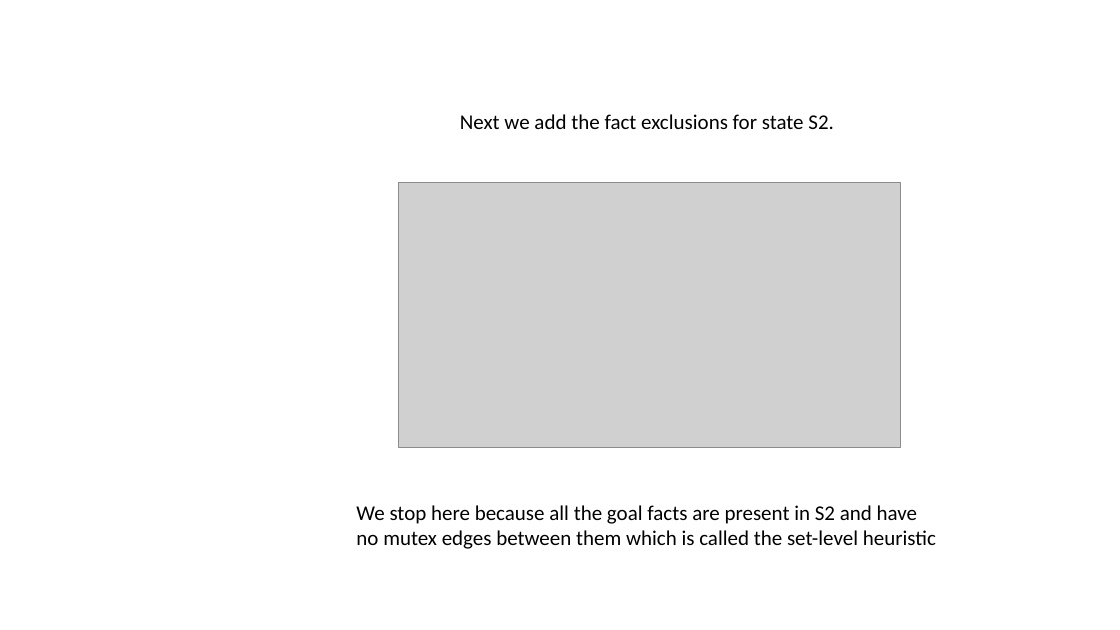
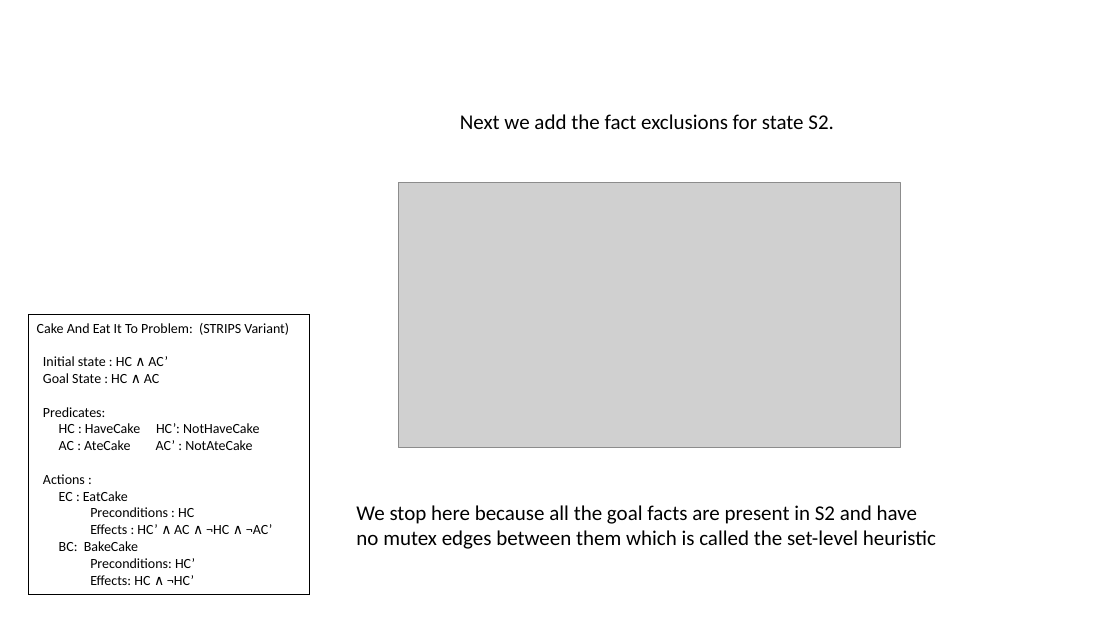
Before and after one commit to tmeindle/NaivePlanner, a slide deck: slide 31 of NaivePlanner/Slides.pptx. Drawn at 1120x630 pixels with LibreOffice and Linux fonts; fonts in the diff are those of the drawing; grey boxes stand for pictures. Boxes give left, top, right and bottom in pixels: in the first picture for what was removed or moved away, otherwise in the second. Text is boxed around its words. In the diff, an @@ line names an element or a change of style, - is before the commit and + after.

Commit message:
A few minor corections the most important being the variable count for the cnf formula at time s0 during StripsToSatPlan explaination

```diff
--- a/NaivePlanner/Slides.pptx
+++ b/NaivePlanner/Slides.pptx
@@ rectangle added at [29, 315, 310, 595], outline #000000 0.75 pt, 12 pt, text #000000 @@
+Cake And Eat It To Problem: (STRIPS Variant)
+Initial state : HC ∧ AC’
+Goal State : HC ∧ AC
+Predicates:
+HC : HaveCake HC’: NotHaveCake
+AC : AteCake AC’ : NotAteCake
+Actions :
+EC : EatCake
+Preconditions : HC
+Effects : HC’ ∧ AC ∧ ¬HC ∧ ¬AC’
+BC: BakeCake
+Preconditions: HC’
+Effects: HC ∧ ¬HC’
```
Also in this commit, not shown: 7 other slides changed.
